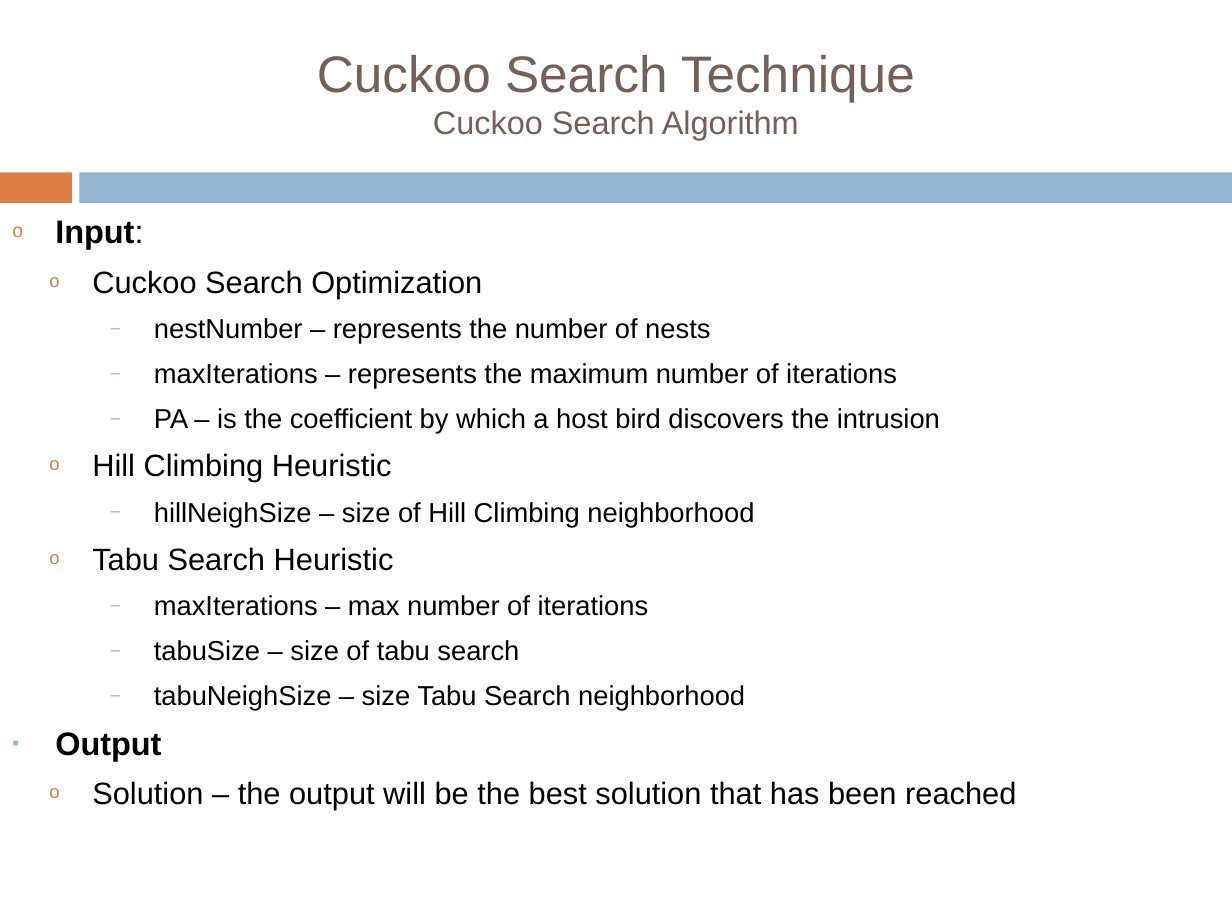
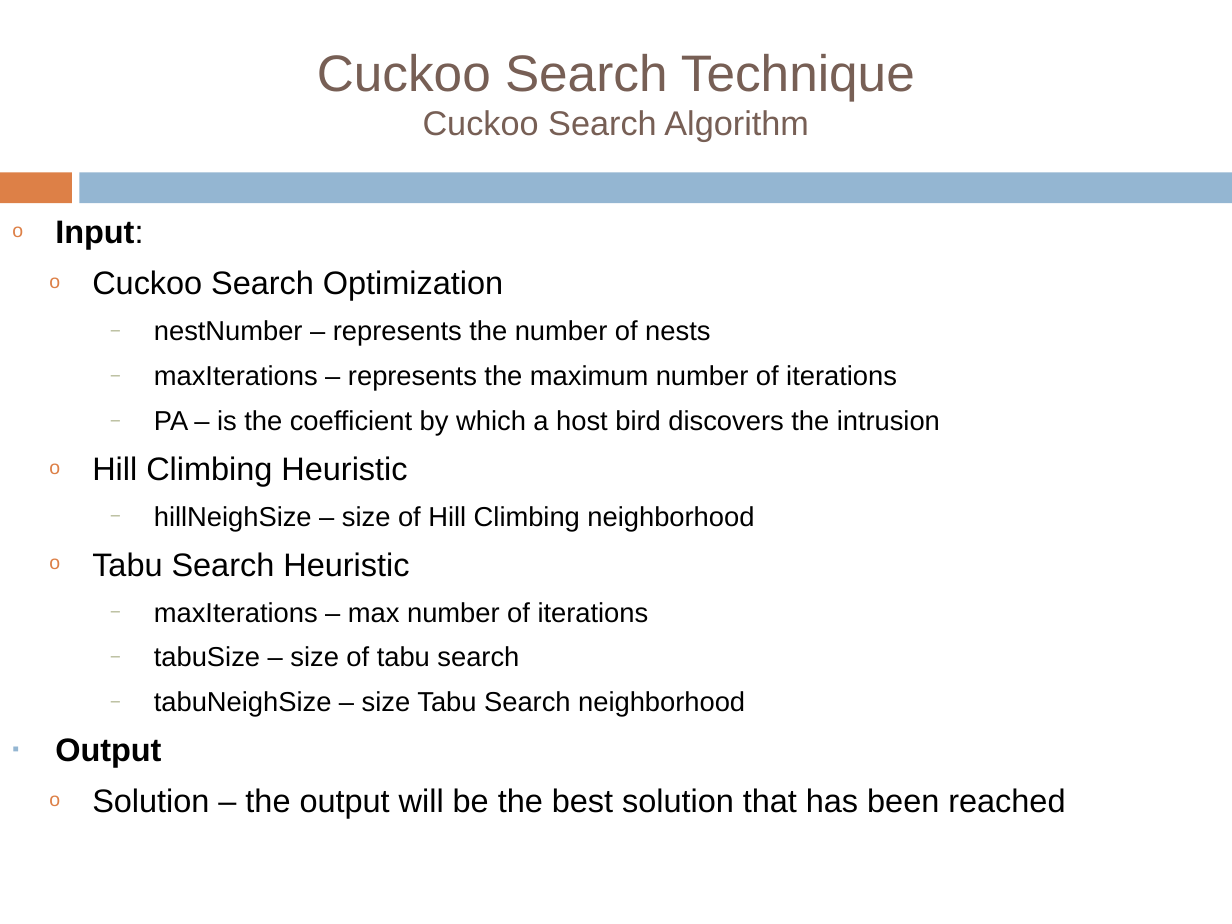
Before and after one commit to tiberiu-b/Diet4EldersDocumentation, a slide deck: slide 19 of Prezentare/TiberiuBoros.pptx (slide 20 before the commit). Drawn at 1232x924 pixels with LibreOffice and Linux fonts; fonts in the diff are those of the drawing; background and template pictures are left out. Boxes give left, top, right and bottom in pixels: in the first picture for what was removed or moved away, otherwise in the second. Text is boxed around its words. In the diff, an @@ line names an element or a change of style, - is before the commit and + after.

```diff
--- a/Prezentare/TiberiuBoros.pptx
+++ b/Prezentare/TiberiuBoros.pptx
@@ title "Cuckoo Search Technique Cuckoo Search ..." at [317,54,915,142]: size 19 to 20 pt in "Cuckoo Search Algorithm" @@
@@ text at [92,270,1065,818]: size 18 to 19 pt in "Cuckoo Search Optimization", "Hill Climbing Heuristic", "Tabu Search Heuristic", "Solution – the output will be the ..." @@
```
Also in this commit, not shown: 11 other slides changed, 1 slide removed.
